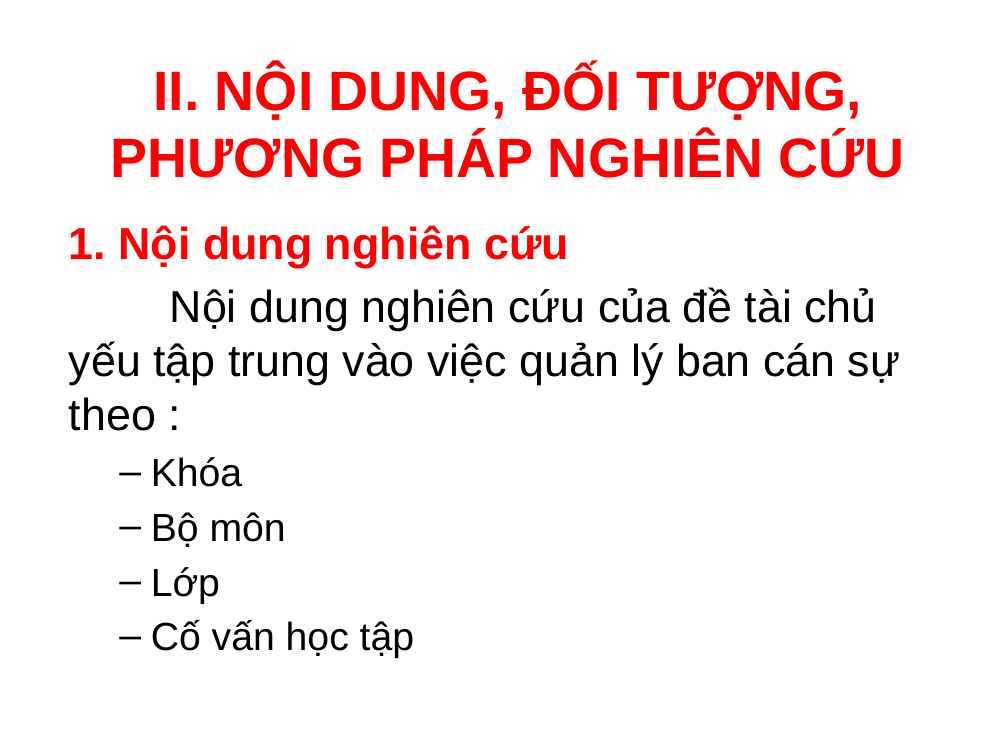
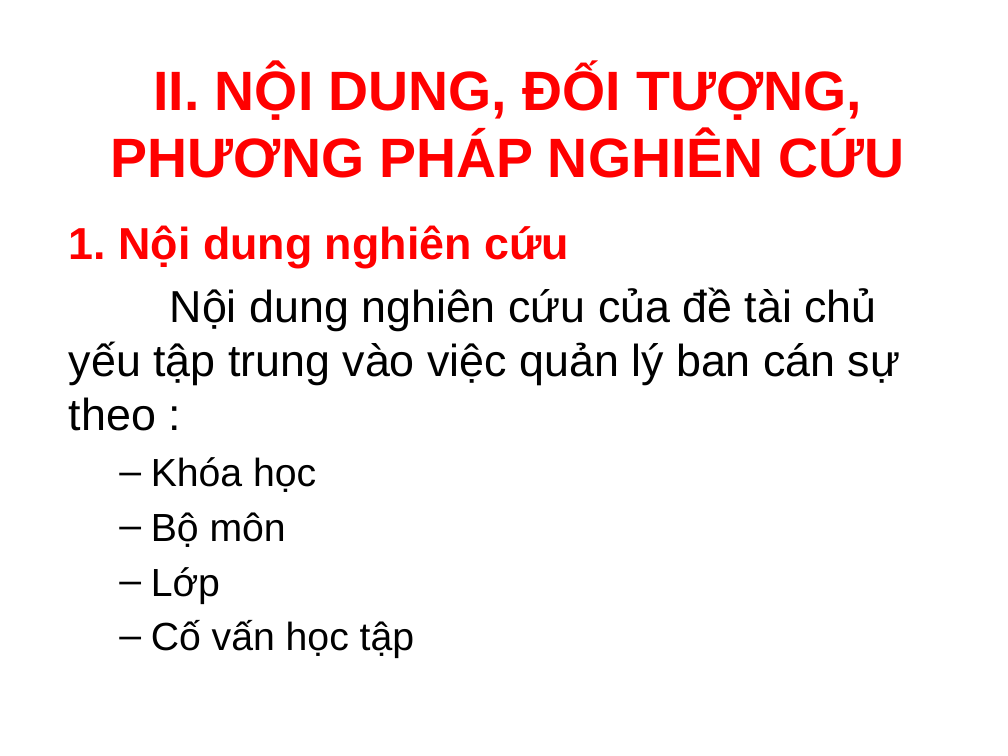
Before and after one commit to MTeeIT/Do_An_MH, a slide deck: slide 4 of bao cao/Slide Bao Cao.pptx. Drawn at 1008x756 pixels with LibreOffice and Linux fonts; fonts in the diff are those of the drawing; background and template pictures are left out. Boxes give left, top, right and bottom in pixels: in the first picture for what was removed or moved away, otherwise in the second. Text is boxed around its words. In the diff, an @@ line names an element or a change of style, - is before the commit and + after.

```diff
--- a/bao cao/Slide Bao Cao.pptx
+++ b/bao cao/Slide Bao Cao.pptx
@@ text at [151, 457, 316, 492]: text changed @@
-  – Khóa
+  – Khóa học
```
Also in this commit, not shown: 2 other slides changed, 3 other files.
